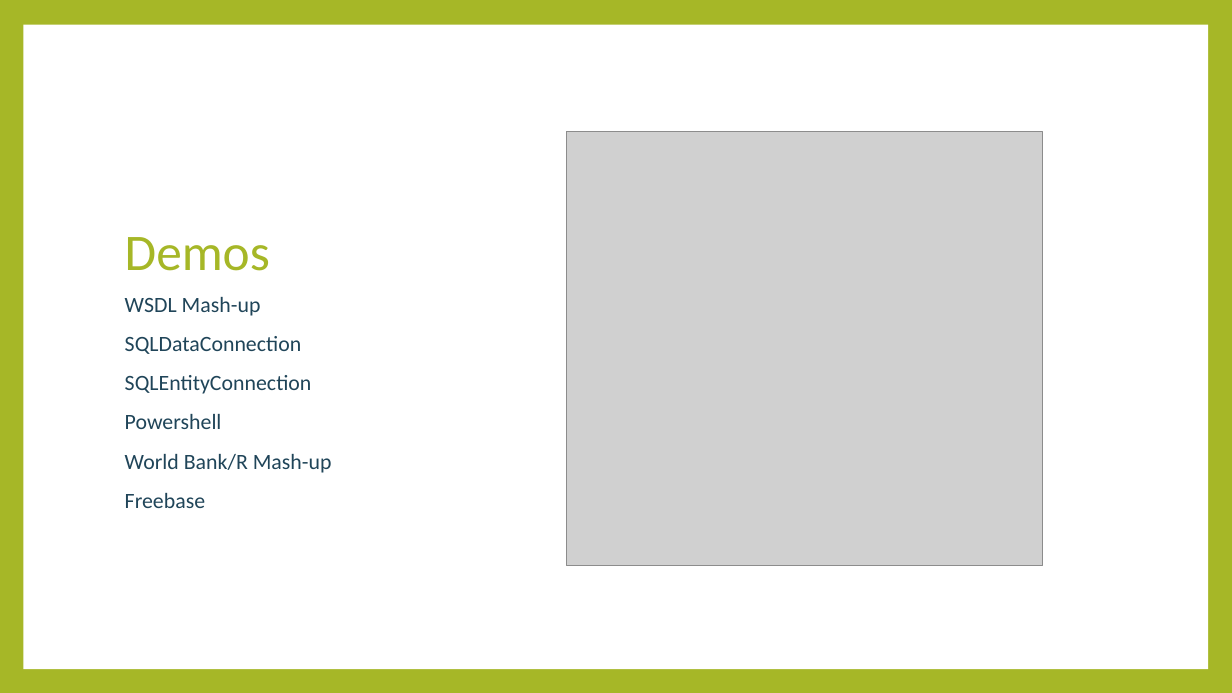
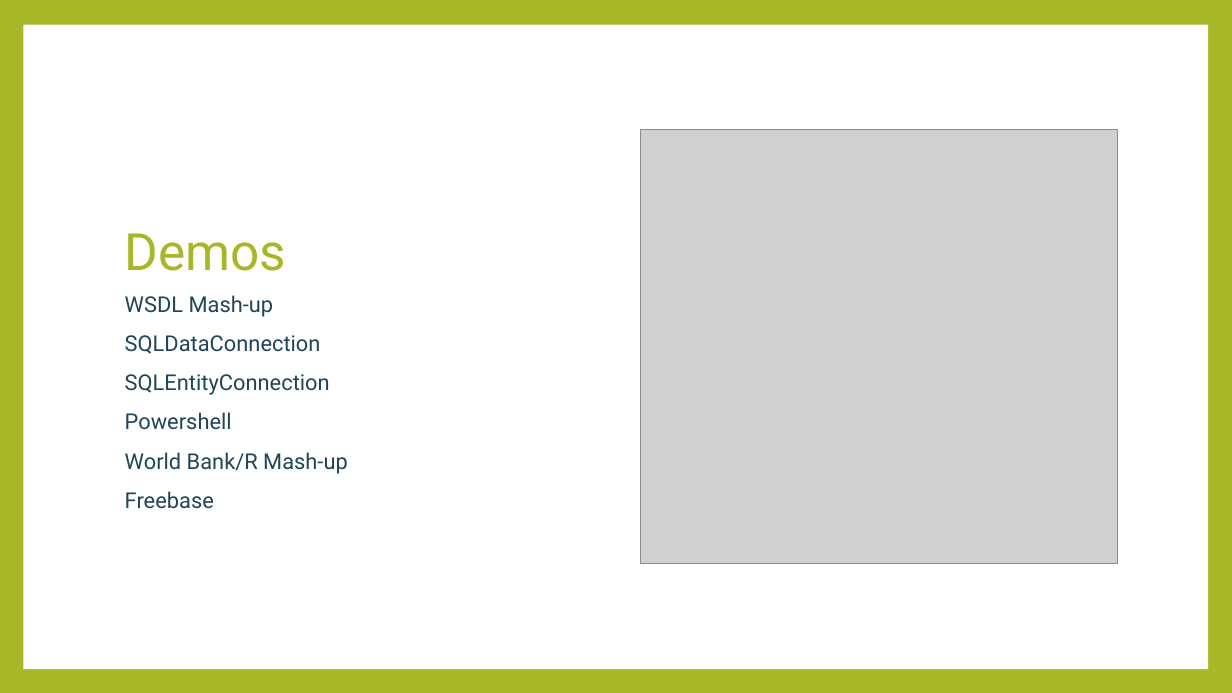
Before and after one commit to rachelblasucci/Current-Talks, a slide deck: slide 9 of Type Providers/Type Providers.pptx (slide 8 before the commit). Drawn at 1232x693 pixels with LibreOffice and Linux fonts; fonts in the diff are those of the drawing; grey boxes stand for pictures. Boxes give left, top, right and bottom in pixels: in the first picture for what was removed or moved away, otherwise in the second. Text is boxed around its words. In the diff, an @@ line names an element or a change of style, - is before the commit and + after.

```diff
--- a/Type Providers/Type Providers.pptx
+++ b/Type Providers/Type Providers.pptx
@@ title "Demos": place and size @@
-title "Demos" at (125, 237, 270, 271)
+title "Demos" at (116, 111, 513, 287)
@@ title "Demos" at (116, 111, 513, 287): font Calibri to Roboto; fill none to #FFFFFF at 60% opacity; outline none to #FFFFFF 5 pt @@
@@ picture: place and size @@
-picture at (566, 131, 1043, 566)
+picture at (640, 129, 1117, 564)
@@ text "WSDL Mash-up" at (125, 295, 348, 509): font Calibri to Roboto @@
```
Also in this commit, not shown: 12 other slides changed, 2 slides added, 4 other files.
